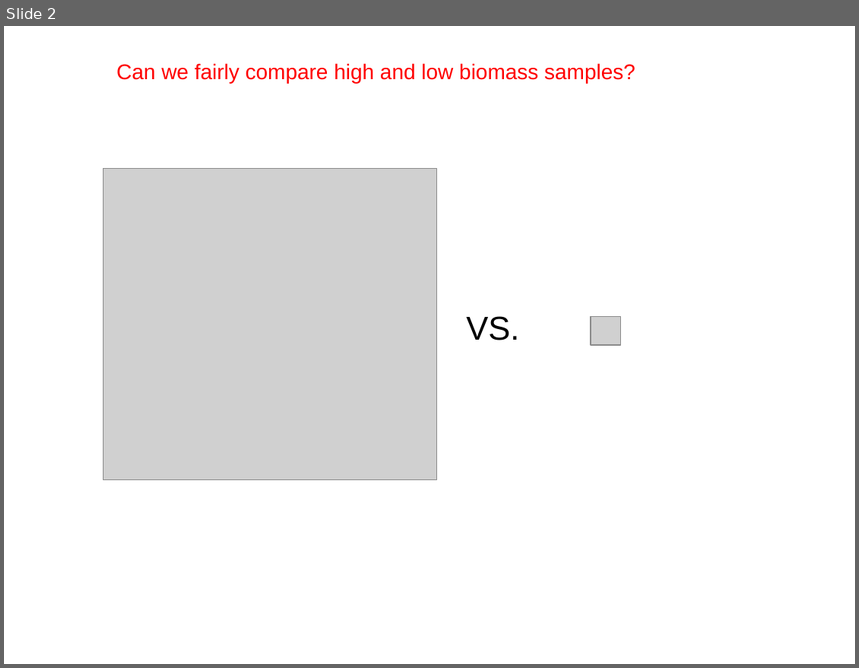
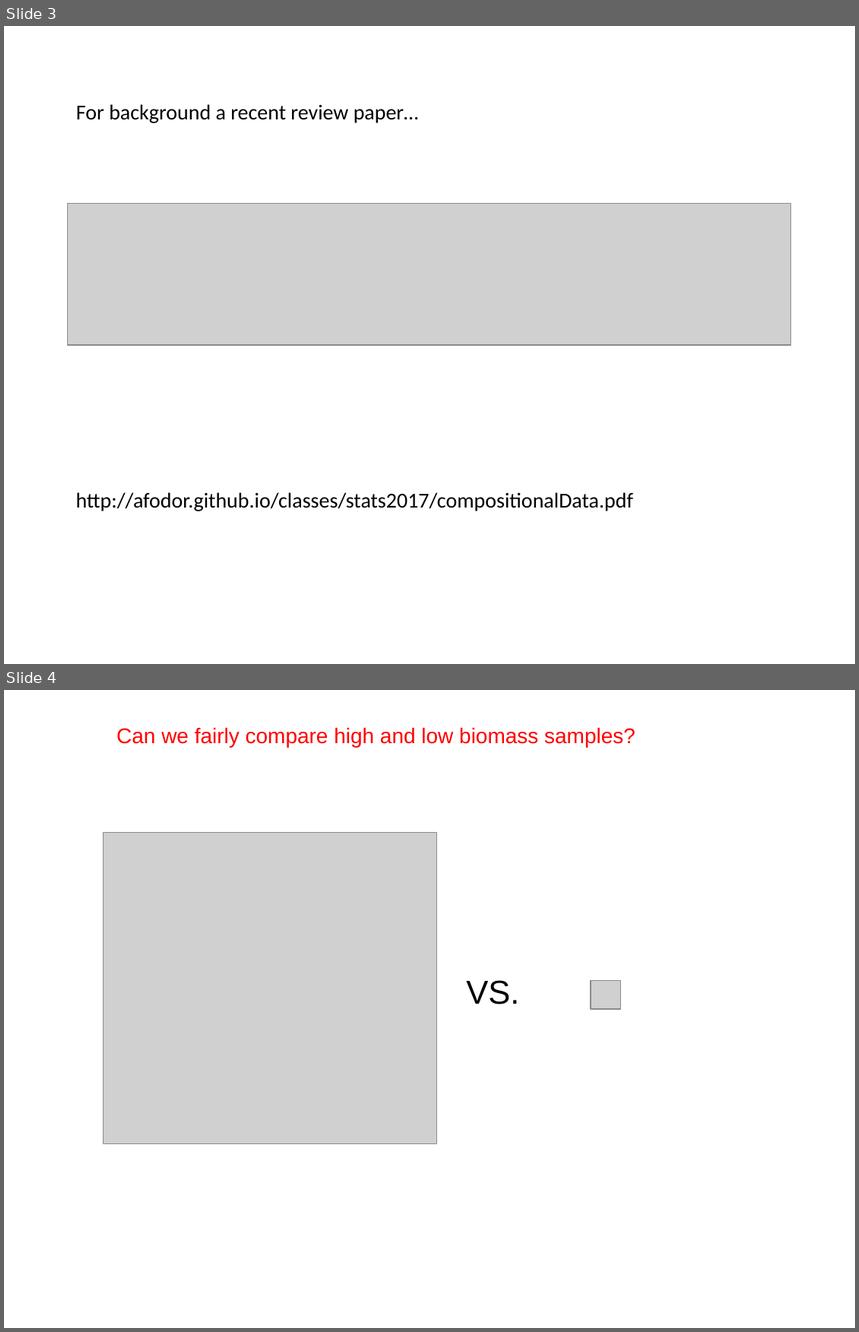
Before and after one commit to afodor/afodor.github.io, a slide deck: classes/stats2017/Lecture22.pptx. Shown one above the other, each under a label of ours: slide 2 before the commit, slides 3 and 4 after it. The pictures are 859x668 and 859x1332 pixels, drawn with LibreOffice and Linux fonts; fonts in the diff are those of the drawing; grey boxes stand for pictures. Boxes give left, top, right and bottom in pixels: in the first picture for what was removed or moved away, otherwise in the second. Text is boxed around its words. In the diff, an @@ line names an element or a change of style, - is before the commit and + after.

Commit message:
add review paper slide to lecture #22

```diff
--- a/classes/stats2017/Lecture22.pptx
+++ b/classes/stats2017/Lecture22.pptx
@@ slide 3 added at (x1=4, y1=26, x2=855, y2=664), background #FFFFFF @@
@@ text added at (x1=76, y1=104, x2=419, y2=123), 18 pt, text #000000 @@
+For background a recent review paper…
@@ picture added at (x1=68, y1=203, x2=791, y2=345) @@
@@ text added at (x1=76, y1=493, x2=634, y2=512), 18 pt, text #000000 @@
+http://afodor.github.io/classes/stats2017/compositionalData.pdf
@@ what was slide 2 is now slide 4 @@
```
Also in this commit, not shown: 1 other slide added.
